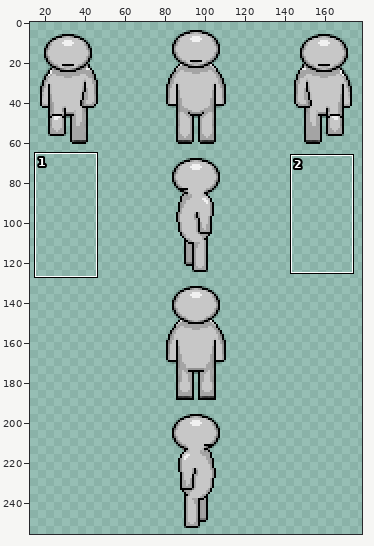
A sprite sheet gets an edit: Assets/Textures/sprite.png. The picture above shows the old version from afar; the outline marks the close-up.
Close-up. Old version:
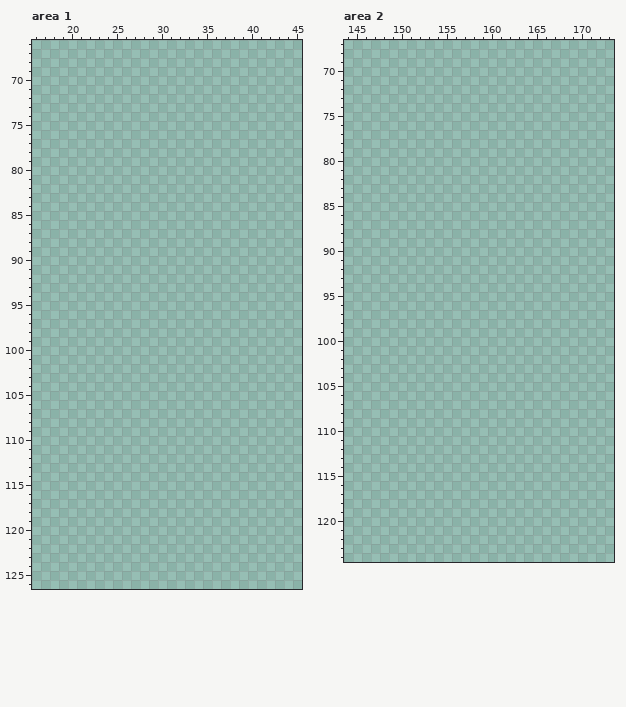
The file is 192x256 pixels. Pixels under 10% opacity are left out. Colours within 5 levels of each other are drawn and written as one. Shown: area 1: x 16..45, y 66..126; area 2: x 144..173, y 67..124. The wide view leaves out empty margins. The commit also changed other parts of the picture, which this record leaves out.
The result:
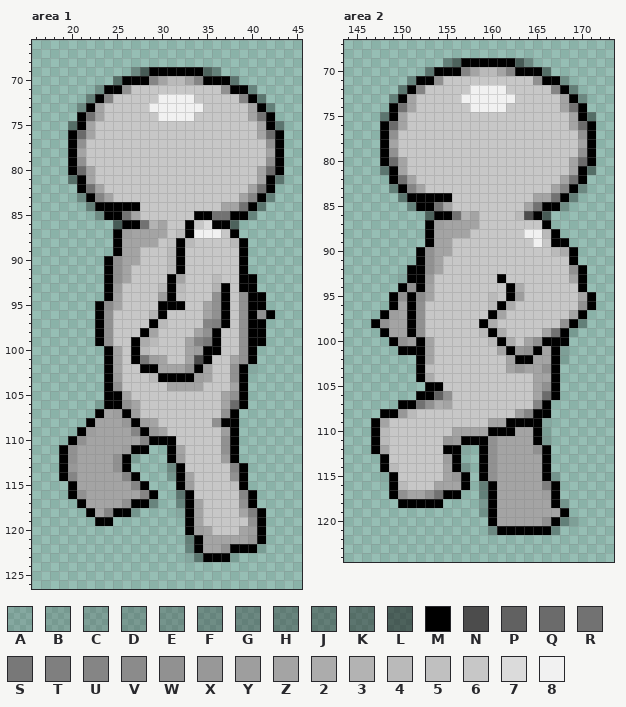
Palette (. is transparent): A #0000001d  B #00000023  C #00000029  D #00000031  E #00000038  F #00000042  G #00000048  H #0000004e  J #00000056  K #00000062  L #0000007c  M #000000  N #4c4c4c  P #616161  Q #6b6b6b  R #727272  S #787878  T #7f7f7f  U #858585  V #8b8b8b  W #919191  X #989898  Y #9e9e9e  Z #a4a4a4  2 #acacac  3 #b3b3b3  4 #bababa  5 #c0c0c0  6 #c7c7c7  7 #dbdbdb  8 #f1f1f1
Change:
Changed rows in their new state; - is an unchanged pixel.
Area 1:
first column x 19:
 69 --------GLMMMMMMLG-------
 70 ------KMMMUZ44ZUMMMK-----
 71 ----FMMW6666666666WMMF---
 72 ---JMU66666888866666UMJ--
 73 --GMZ6666688888866666ZMG-
 74 --MRZ6666668888666666ZRM-
 75 -KMZ666666666666666666ZMK
 76 -MQZ666666666666666666ZQM
 77 -MW66666666666666666666WM
 78 -MZ66666666666666666666ZM
 79 -MW66666666666666666666WM
 80 -MQZ666666666666666666ZQM
 81 -KMZ666666666666666666ZMK
 82 --MRZ6666666666666666ZRM-
 83 --GMUZ66666666666666ZUMG-
 84 ---JMMMMM666666666ZZRMJ--
 85 ----FMMRZ666666MMRRMMF---
 86 ------LMMR3Z66M67MML-----
 87 ------MYZZZZ64M8886M-----
 88 ------MZZZZ65M466664M----
 89 ------MZZ6664M666666M----
 90 -----MWZZ6664M666666M----
 91 -----MWZ66664M666666M----
 92 -----MWZ6666MZ666466MM---
 93 -----MY66664M46663M6MM---
 94 -----MZ6666YM5666WM6WMM--
 95 ----MVZ6666MMM66ZWM6WMM--
 96 ----MW66663M6666ZWM6WMWM-
 97 ----MW6666M46666UTM6WMM--
 98 ----MW666MZ6666ZWM66WMM--
 99 ----MW66M24666ZUSM66WMM--
100 -----MZ6M46666ZYMM66WM---
101 -----MZ6MSYZ66ZNM66ZWM---
102 -----MZ66MMZZZWMZ66WMA---
103 -----MY6664MMMMYZ66WM----
104 -----MW66666ZZZZ666ZM----
105 -----MMZ6666666666ZWM----
106 ----AMMWZ666666666ZQM----
107 ----MZYMY666666666WM-----
108 ---MZZZXMYZ666666WMM-----
109 --MYZZZZUMXZ666666YM-----
110 -MWZZZZZZUMMM66666WM-----
111 MWZZZZZYMM--MZ6666WM-----
112 MWZZZZWMA---MY6666YM-----
113 MXZZZZWM----GM66666UM----
114 MUZZZZZUM---CMZ6666WM----
115 -MZZZZZZUM---MY66665M----
116 -MWZZZZZZUM--KM66666UM---
117 --MZZZZWMMH--FMZ6666WM---
118 ---MZUMMC----AMZ6666ZTM--
119 ----MM--------MZ66666WM--
120 --------------MYZ666ZYM--
121 --------------JMZZZZZXM--
122 --------------FMZZWMMMA--
123 --------------AJMMMA-----
Area 2:
first column x 147:
 69 --------GLMMMMMMLG-------
 70 ------KMMMUZ44ZUMMMK-----
 71 ----FMMW6666666666WMMF---
 72 ---JMU66666888866666UMJ--
 73 --GMZ6666688888866666ZMG-
 74 --MRZ6666668888666666ZRM-
 75 -KMZ666666666666666666ZMK
 76 -MQZ666666666666666666ZQM
 77 -MW66666666666666666666WM
 78 -MZ66666666666666666666ZM
 79 -MW66666666666666666666WM
 80 -MQZ666666666666666666ZQM
 81 -KMZ666666666666666666ZMK
 82 --MRZ6666666666666666ZRM-
 83 --GMUZ66666666666666ZUMG-
 84 ---JMMMMM666666666ZZRMJ--
 85 ----FMMRZ66666666ZRMMF---
 86 ------LMMR3Z66664NML-----
 87 ------MYZZZZ6666666M-----
 88 ------MZZZZ666666884M----
 89 ------MZZ66666666686MM---
 90 -----MWZZ6666666666642M--
 91 -----MWZ66666666666666M--
 92 ----MMWZ66666666666666WM-
 93 ---AMMY6666666M6666666ZM-
 94 ---MWMZ66666666M2666666M-
 95 --MWMVZ66666646MY666666ZM
 96 --MZMW66666664M26666666WM
 97 -MYZMW6666666MZ6666666ZM-
 98 MWZZMW666666M26666666WMG-
 99 -MZZMW6666664M26666ZRMB--
100 --MWYMZ6666664M26ZWMMM---
101 ---MMMZ6666666ZMXWMZMC---
102 -----MZ66666666ZMMZZMA---
103 -----M566666666ZXZZWM----
104 -----M266666666666ZZM----
105 ------MM6666666666ZWM----
106 -----MMPW666666666ZQM----
107 ---MMRW2Z666666666UM-----
108 -MMX466666666666YUMM-----
109 MZ66666666666ZZMMMMA-----
110 M46666666ZZZZMMMZZMA-----
111 M4666666XYMMMWZZZZMD-----
112 MZ666666MMA-MWZZZZWM-----
113 -M666666YM--MWZZZZZM-----
114 -M466666ZME-MWZZZZZM-----
115 -AM66666ZXM-MWZZZZZMC----
116 --M4666ZZZM-JMZZZZZTM----
117 --MWZZWRMM--GMZZZZZYM----
118 ---MMMMM----DMZZZZZZMC---
119 ------------DMZZZZZZZM---
120 -------------MZZZZZWMGC--
121 -------------GMMMMMMF----
Pixel boxes of the changes (left, top, right, bottom) in both close-ups:
added: (59, 67, 284, 562)
added: (371, 58, 596, 535)
